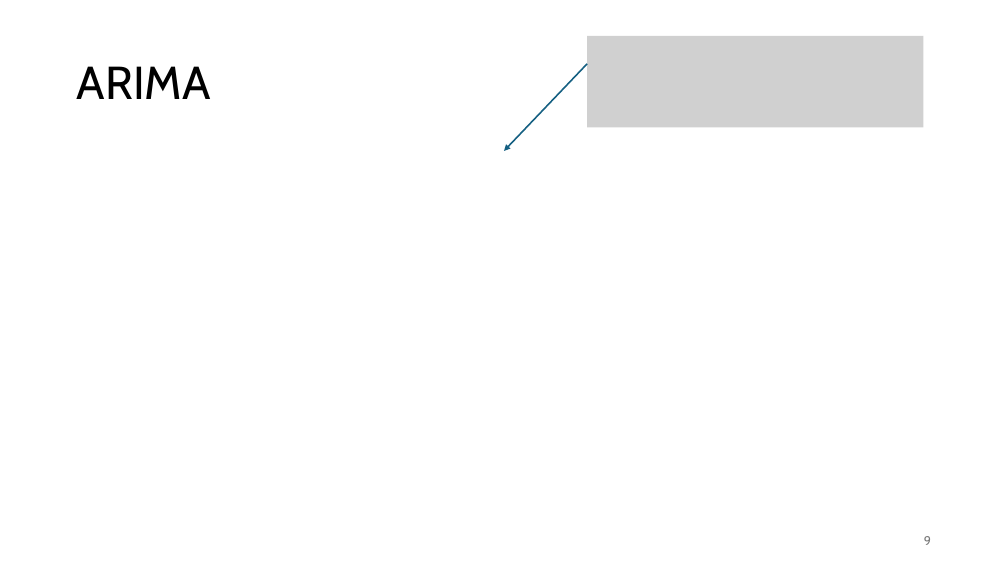
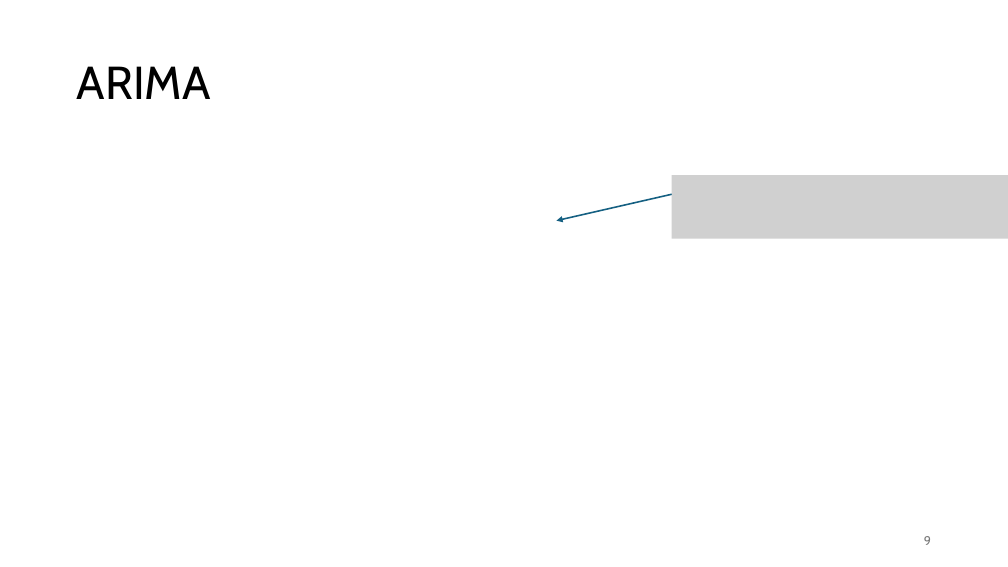
Before and after one commit to FelixWick/data_science, a slide deck: slide 9 of slides/9_time_series.pptx. Drawn at 1008x567 pixels with LibreOffice and Linux fonts; fonts in the diff are those of the drawing; grey boxes stand for pictures. Boxes give left, top, right and bottom in pixels: in the first picture for what was removed or moved away, otherwise in the second. Text is boxed around its words. In the diff, an @@ line names an element or a change of style, - is before the commit and + after.

```diff
--- a/slides/9_time_series.pptx
+++ b/slides/9_time_series.pptx
@@ picture removed at (588,36,924,127) @@
@@ picture added at (671,175,1008,239) @@
@@ arrow moved from (588, 64) - (504, 151) to (671, 194) - (557, 221) @@
```
Also in this commit, not shown: 17 other slides changed, 4 slides added, 2 slides removed, 1 other file.
